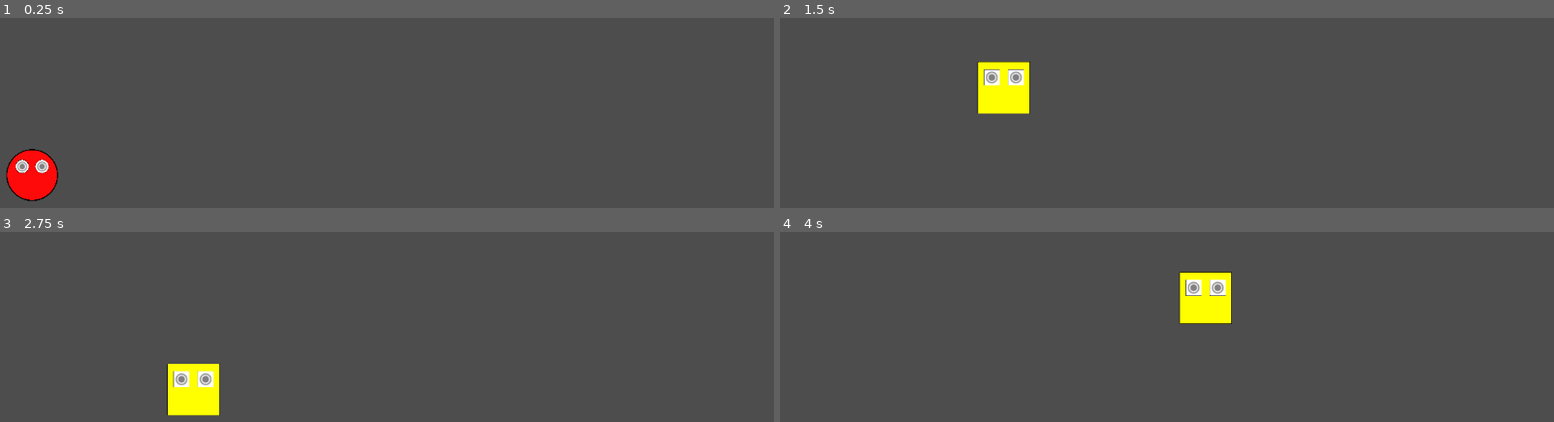
Above: before the commit, frames 1-4 (two rows, left to right).
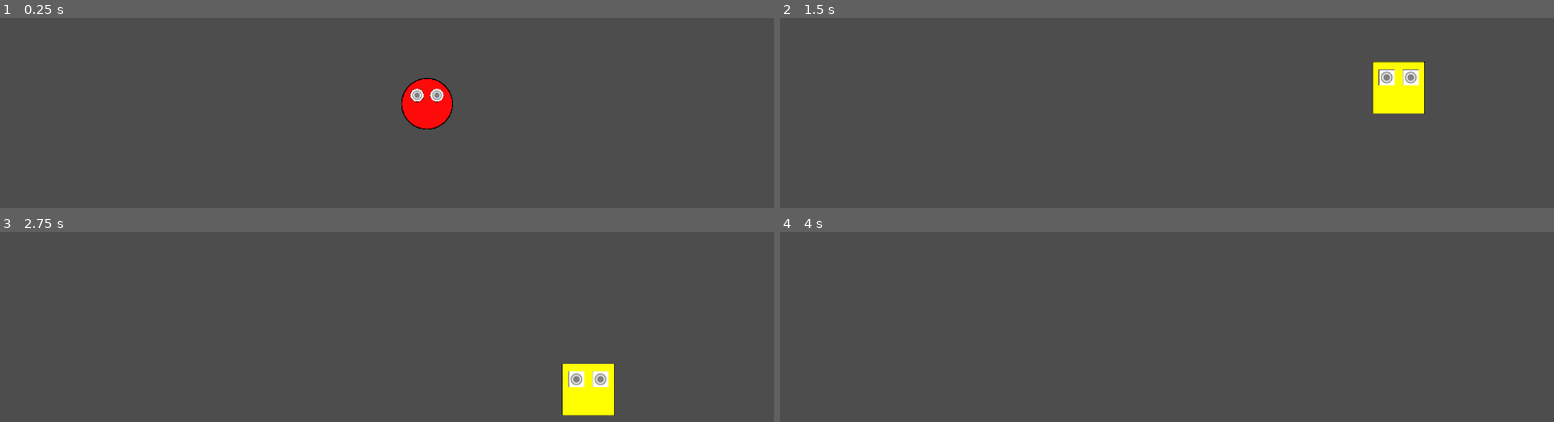
Above: after the commit, the same moments.

Repository: S0yBob/MiPrimerJuego
Game: Godot game, scene res://Assets/escenas/mapa.tscn
The game is run twice, just before and just after one commit, with the same random seed, the same clock (stepped at 60 frames per second) and the same inputs.
Inputs:
- Up to frame 1 (0.25 s): no input
- Up to frame 2 (1.5 s): tap Enter (ui_accept) at 0.5, 0.77 s; hold Right (ui_right) from 0.53 s (still down); tap 1 (buton1) at 0.6 s; tap 2 (buton2) at 1.35 s
- Up to frame 3 (2.75 s): tap Enter (ui_accept) at 1.52 s; release Right (ui_right) at 2.03 s; hold Left (ui_left) from 2.03 s (still down); tap 4 (buton4) at 2.1 s
- Up to frame 4 (4 s): release Left (ui_left) at 2.78 s; hold Right (ui_right) from 2.78 s (still down); tap 1 (buton1) at 2.85 s; tap Enter (ui_accept) at 3.02, 3.77 s; tap 2 (buton2) at 3.6 s

The runs differ from the first frame. In frame 1, 2.9% of the frame differs, in the area x 0-59%, y 31-97%; in frame 2, 3.8%, in the area x 25-84%, y 22-51%; in frame 3, 3.7%; in frame 4, 1.9%.

Commit message:
Update mapa.tscn

Diff:
--- a/forms/Assets/escenas/mapa.tscn
+++ b/forms/Assets/escenas/mapa.tscn
@@ -14,5 +14,5 @@
 shape = SubResource("RectangleShape2D_igcol")
 
 [node name="Player" parent="." instance=ExtResource("1_tsnpt")]
-position = Vector2(-70, 614)
+position = Vector2(517, 484)
 scale = Vector2(0.560002, 0.560002)
